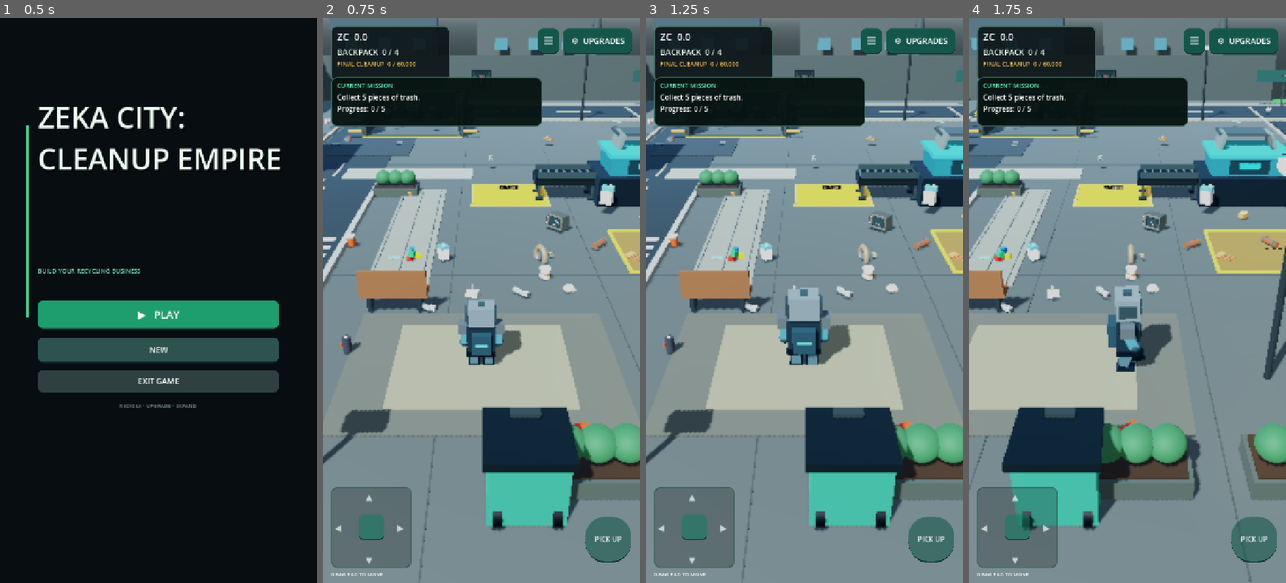
Above: before the commit, frames 1-4 (left to right).
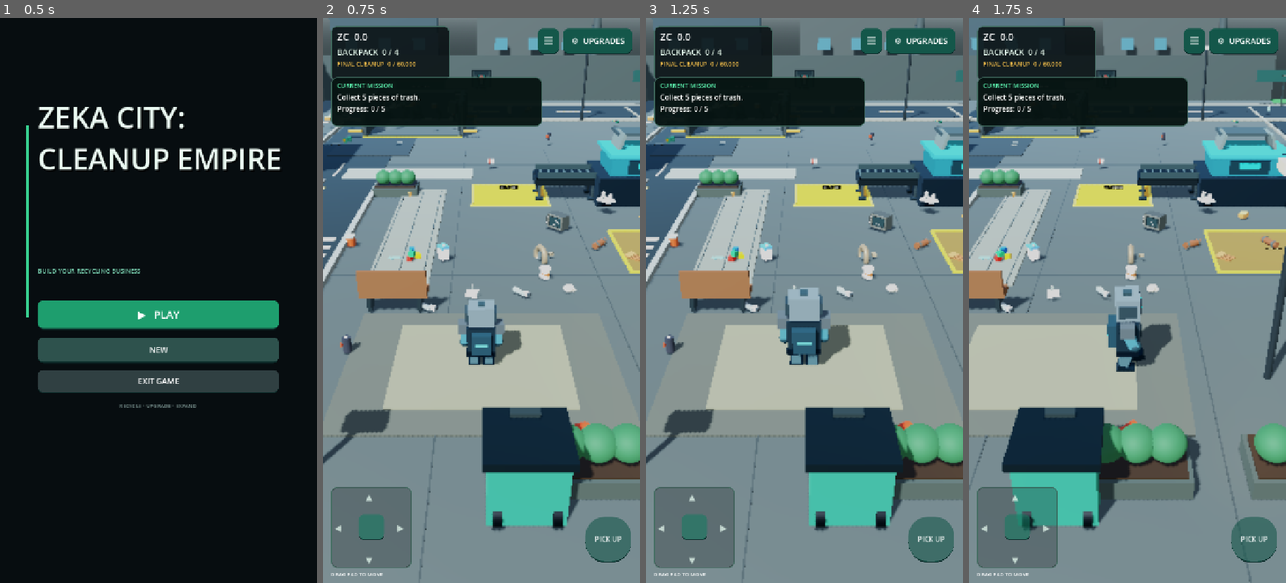
Above: after the commit, the same moments.

Repository: zekainstabot/trash-empire
Game: Godot game, scene res://Scenes/Main.tscn
The game is run twice, just before and just after one commit, with the same random seed, the same clock (stepped at 60 frames per second) and the same inputs.
Inputs (mouse positions are in pixels of both pictures, inside the frame that each line leads up to):
- Up to frame 1 (0.5 s): no input
- Up to frame 2 (0.75 s): click "▶ PLAY" at 0.5 s
- Up to frame 3 (1.25 s): no input
- Up to frame 4 (1.75 s): move the mouse to (1197, 272) at 1.27 s; hold D (move_right) from 1.28 s (still down); click (1197, 272) at 1.42 s

Frame 1 is identical in both runs. In frame 2, 0.3% of the frame differs, in the area x 0-95%, y 16-35%; in frame 3, 0.3%; in frame 4, 0.3%.

Commit message:
Add separate smart waste sorting district with four dedicated robot collectors

Diff:
--- a/Scripts/main.gd
+++ b/Scripts/main.gd
@@ -34,6 +34,11 @@
 var ground_robot_level := 0
 var ground_collector: Node3D
 var ground_collector_timer := 0.0
+var sorting_bins: Array[Node3D] = []
+var sorting_robots: Array[Node3D] = []
+var sorting_robot_levels: Array[int] = [0, 0, 0, 0]
+var sorting_bin_counts: Array[int] = [0, 0, 0, 0]
+var sorting_area_root: Node3D
 var drone_timer := 0.0
 var helper_drones: Array[Node3D] = []
 var auto_pickup_timer := 0.0
@@ -192,6 +197,7 @@
 	_process_vacuum_suction(delta)
 	_process_helper_drones(delta)
 	_process_ground_collector(delta)
+	_process_sorting_robots(delta)
 	_process_trash_respawn(delta)
 	_process_city_truck(delta)
 	_process_district_collection_truck(delta)
@@ -348,12 +354,221 @@
 	_build_city_life_details()
 	_build_city_pedestrians()
 	_build_commercial_district()
+	_build_sorting_district()
 	_build_ad_billboards()
 
 	refill_world_button = _create_gear_refill_button(Vector3(0.0, 2.0, -35.20), Callable(self, "_refill_first_district"))
 	refill_world_button.rotation_degrees.y = 90.0
 	_build_factory_expansion()
 	_refresh_factory_upgrade_button()
+
+
+func _build_sorting_district() -> void:
+	sorting_area_root = Node3D.new()
+	sorting_area_root.name = "ColorSortingDistrict"
+	add_child(sorting_area_root)
+	_box("SortingDistrictGround", Vector3(250, -0.32, 0), Vector3(76, 0.64, 72), Color(0.24, 0.31, 0.29), true)
+	_box("SortingDistrictConcrete", Vector3(250, 0.018, 0), Vector3(70, 0.035, 64), Color(0.34, 0.37, 0.34), false)
+	_box("SortingDistrictAccessRoad", Vector3(214, 0.025, 0), Vector3(20, 0.05, 8), Color(0.14, 0.17, 0.18), false)
+	_box("SortingDistrictRoadStripe", Vector3(214, 0.055, 0), Vector3(18, 0.018, 0.14), Color(0.92, 0.78, 0.35), false)
+	_box("SortingDistrictSign", Vector3(220, 3.0, -10.0), Vector3(0.35, 5.0, 0.35), Color(0.18, 0.23, 0.22), true)
+	_box("SortingDistrictSignBoard", Vector3(220, 4.5, -10.0), Vector3(10.0, 2.0, 0.35), Color(0.06, 0.20, 0.18), false)
+	_label_3d("SMART SORTING CENTER", Vector3(220, 4.65, -9.78), 0.38)
+	var names := ["PLASTIC", "PAPER", "METAL", "GLASS"]
+	var colors := [Color(0.12, 0.42, 0.88), Color(0.88, 0.76, 0.22), Color(0.48, 0.52, 0.55), Color(0.15, 0.68, 0.42)]
+	var categories := ["plastic", "paper", "metal", "glass"]
+	var positions := [Vector3(236, 0, -13), Vector3(248, 0, -13), Vector3(260, 0, -13), Vector3(272, 0, -13)]
+	sorting_bins.clear()
+	sorting_robots.clear()
+	for i in range(4):
+		var bin_root := Node3D.new()
+		bin_root.name = "SortingBin_" + categories[i]
+		bin_root.position = positions[i]
+		sorting_area_root.add_child(bin_root)
+		_make_bin(positions[i], colors[i], names[i])
+		var counter := Label3D.new()
+		counter.name = "SortingCounter"
+		counter.text = "0 ITEMS"
+		counter.position = Vector3(0, 2.0, -0.9)
+		counter.font_size = 26
+		counter.pixel_size = 0.005
+		counter.billboard = BaseMaterial3D.BILLBOARD_ENABLED
+		bin_root.add_child(counter)
+		sorting_bins.append(bin_root)
+		var pad_pos: Vector3 = positions[i] + Vector3(0, 0, 4.0)
+		_box("SortingRobotBuildPad", pad_pos + Vector3(0, 0.04, 0), Vector3(3.8, 0.08, 3.2), colors[i].darkened(0.45), false)
+		var build_button := Area3D.new()
+		build_button.name = "BuildSortingRobot_" + categories[i]
+		build_button.position = pad_pos + Vector3(0, 1.1, 0)
+		var button_mesh := MeshInstance3D.new()
+		var button_box := BoxMesh.new()
+		button_box.size = Vector3(2.9, 1.4, 0.45)
+		button_mesh.mesh = button_box
+		button_mesh.material_override = _mat(Color(0.055, 0.12, 0.13))
+		build_button.add_child(button_mesh)
+		var button_label := Label3D.new()
+		button_label.name = "SortingBuildLabel"
+		button_label.text = "BUILD ROBOT\n%s\n120 ZC" % names[i]
+		button_label.position = Vector3(0, 0, -0.25)
+		button_label.font_size = 24
+		button_label.pixel_size = 0.006
+		button_label.billboard = BaseMaterial3D.BILLBOARD_ENABLED
+		button_label.modulate = colors[i].lightened(0.35)
+		build_button.add_child(button_label)
+		var hit := CollisionShape3D.new()
+		var hit_shape := BoxShape3D.new()
+		hit_shape.size = Vector3(3.1, 1.6, 0.8)
+		hit.shape = hit_shape
+		build_button.add_child(hit)
+		sorting_area_root.add_child(build_button)
+		build_button.input_event.connect(_on_sorting_build_input.bind(i))
+		var robot := _make_sorting_robot(i, colors[i])
+		sorting_area_root.add_child(robot)
+		robot.global_position = pad_pos + Vector3(0, 0, 2.0)
+		robot.visible = false
+		sorting_robots.append(robot)
+	_refresh_sorting_district()
+
+
+func _make_sorting_robot(category_index: int, robot_color: Color) -> Node3D:
+	var robot := Node3D.new()
+	robot.name = "SortingRobot_%d" % category_index
+	_add_robot_box(robot, "SortingRobotBody", Vector3(0, 0.68, 0), Vector3(0.95, 0.72, 0.82), robot_color)
+	_add_robot_box(robot, "SortingRobotTop", Vector3(0, 1.13, 0.02), Vector3(0.62, 0.20, 0.58), Color(0.16, 0.22, 0.24))
+	_add_robot_sphere(robot, "SortingRobotHead", Vector3(0, 1.48, -0.08), 0.31, Color(0.68, 0.76, 0.76))
+	_add_robot_box(robot, "SortingRobotVisor", Vector3(0, 1.48, -0.36), Vector3(0.40, 0.16, 0.035), Color(0.10, 0.92, 0.78))
+	_add_robot_box(robot, "SortingRobotFrontCollector", Vector3(0, 0.40, -0.62), Vector3(0.82, 0.16, 0.38), Color(0.75, 0.80, 0.77))
+	for side in [-1.0, 1.0]:
+		for z in [-0.28, 0.28]:
+			var wheel := MeshInstance3D.new()
+			var wheel_mesh := CylinderMesh.new()
+			wheel_mesh.top_radius = 0.22
+			wheel_mesh.bottom_radius = 0.22
+			wheel_mesh.height = 0.14
+			wheel.mesh = wheel_mesh
+			wheel.position = Vector3(side * 0.52, 0.25, z)
+			wheel.rotation_degrees.z = 90
+			wheel.material_override = _mat(Color(0.045, 0.055, 0.06))
+			robot.add_child(wheel)
+	robot.set_meta("category_index", category_index)
+	robot.set_meta("target", null)
+	robot.set_meta("cargo", null)
+	robot.set_meta("mode", "idle")
+	robot.set_meta("scan_timer", 0.0)
+	return robot
+
+
+func _on_sorting_build_input(_camera: Node3D, event: InputEvent, _event_position: Vector3, _normal: Vector3, _shape_idx: int, category_index: int) -> void:
+	if not event is InputEventMouseButton or not event.pressed or event.button_index != MOUSE_BUTTON_LEFT:
+		return
+	_build_sorting_robot(category_index)
+
+
+func _build_sorting_robot(category_index: int) -> void:
+	if category_index < 0 or category_index >= 4 or sorting_robot_levels[category_index] > 0:
+		return
+	if money < 120.0:
+		_set_message("You need 120 ZC to build this sorting robot.")
+		return
+	money -= 120.0
+	sorting_robot_levels[category_index] = 1
+	if is_instance_valid(sorting_robots[category_index]):
+		sorting_robots[category_index].visible = true
+	_refresh_sorting_district()
+	_update_ui()
+	_save_game()
+	_set_message("Sorting robot built! It collects matching waste and sorts it into its own bin.")
+
+
+func _refresh_sorting_district() -> void:
+	for i in range(mini(4, sorting_robots.size())):
+		if is_instance_valid(sorting_robots[i]):
+			sorting_robots[i].visible = sorting_robot_levels[i] > 0
+	for i in range(mini(4, sorting_bins.size())):
+		if is_instance_valid(sorting_bins[i]):
+			var counter := sorting_bins[i].get_node_or_null("SortingCounter") as Label3D
+			if is_instance_valid(counter):
+				counter.text = "%d ITEMS" % sorting_bin_counts[i]
+
+
+func _process_sorting_robots(delta: float) -> void:
+	if sorting_robots.is_empty():
+		return
+	var category_names := ["plastic", "paper", "metal", "glass"]
+	var bin_positions := [Vector3(236, 0, -13), Vector3(248, 0, -13), Vector3(260, 0, -13), Vector3(272, 0, -13)]
+	for i in range(mini(4, sorting_robots.size())):
+		if sorting_robot_levels[i] <= 0:
+			continue
+		var robot := sorting_robots[i]
+		if not is_instance_valid(robot) or not robot.visible:
+			continue
+		var mode := String(robot.get_meta("mode", "idle"))
+		var target := robot.get_meta("target") as Node3D
+		if mode == "return":
+			var drop_point: Vector3 = bin_positions[i] + Vector3(0, 0.9, 1.25)
+			robot.global_position = robot.global_position.move_toward(drop_point, 4.2 * delta)
+			if robot.global_position.distance_to(drop_point) < 0.55:
+				var cargo := robot.get_meta("cargo") as Node3D
+				if is_instance_valid(cargo):
+					cargo.queue_free()
+					robot.set_meta("cargo", null)
+					sorting_bin_counts[i] += 1
+					money += 1.5
+					_refresh_sorting_district()
+					_update_ui()
+					_save_game()
+				robot.set_meta("mode", "idle")
+			continue
+		if not is_instance_valid(target) or not trash_nodes.has(target):
+			robot.set_meta("target", null)
+			target = null
+			var cooldown := float(robot.get_meta("scan_timer", 0.0)) - delta
+			if cooldown <= 0.0:
+				robot.set_meta("scan_timer", 0.65)
+				var best_distance := 24.0
+				for item in trash_nodes:
+					if not is_instance_valid(item) or item.get_meta("drone_reserved", -1) != -1:
+						continue
+					if String(item.get_meta("recycle_category", "")) != category_names[i]:
+						continue
+					var p := item.global_position
+					if p.x < 222.0 or p.x > 278.0 or absf(p.z) > 27.0:
+						continue
+					var distance := robot.global_position.distance_to(p)
+					if distance < best_distance:
+						best_distance = distance
+						target = item
+				if is_instance_valid(target):
+					target.set_meta("drone_reserved", -30 - i)
+					robot.set_meta("target", target)
+			else:
+				robot.set_meta("scan_timer", cooldown)
+		if not is_instance_valid(target):
+			var idle_point: Vector3 = bin_positions[i] + Vector3(0, 0, 2.0)
+			robot.global_position = robot.global_position.move_toward(idle_point, 1.8 * delta)
+			continue
+		var destination := target.global_position + Vector3(0, 0.55, 0)
+		robot.global_position = robot.global_position.move_toward(destination, 4.2 * delta)
+		if robot.global_position.distance_to(destination) <= 0.65:
+			var keep_transform := target.global_transform
+			target.reparent(robot)
+			target.global_transform = keep_transform
+			target.position = Vector3(0, 1.85, -0.55)
+			robot.set_meta("cargo", target)
+			robot.set_meta("target", null)
+			trash_nodes.erase(target)
+			robot.set_meta("mode", "return")
+
+
+func _spawn_sorting_district_trash(amount: int) -> void:
+	var rng := RandomNumberGenerator.new()
+	rng.randomize()
+	for i in range(amount):
+		var item := Node3D.new()
+		item.set_script(TRASH_SCRIPT)
+		item.position = Vector3(rng.randf_range(224.0, 276.0), 0.05, rng.randf_range(-25.0, 25.0))
+		add_child(item)
+		trash_nodes.append(item)
 
 
 func _build_connected_city_streets() -> void:
@@ -1223,6 +1438,7 @@
 		trash_nodes.append(item)
 	if yard_stage >= 2:
 		_spawn_district_two_trash(48)
+	_spawn_sorting_district_trash(48)
 	_spawn_final_cleanup_trash()
 
 func _build_ui() -> void:
@@ -1488,6 +1704,8 @@
 	magnet_power_level = 1
 	suction_level = 0
 	drone_level = 0
+	sorting_robot_levels = [0, 0, 0, 0]
+	sorting_bin_counts = [0, 0, 0, 0]
 	dispatch_upgrade_level = 0
 	city_truck_upgrade_level = 0
 	city_fleet_upgrade_level = 0
@@ -2870,6 +3088,7 @@
 	if not is_instance_valid(ground_collector):
 		_build_ground_collector()
 	_refresh_ground_collector()
+	_refresh_sorting_district()
 	_update_ui()
 	_refresh_upgrade_prices()
 	_save_game()
@@ -3157,6 +3376,8 @@
 	save.set_value("progress", "suction_level", suction_level)
 	save.set_value("progress", "drone_level", drone_level)
 	save.set_value("progress", "ground_robot_level", ground_robot_level)
+	save.set_value("progress", "sorting_robot_levels", sorting_robot_levels)
+	save.set_value("progress", "sorting_bin_counts", sorting_bin_counts)
 	save.set_value("progress", "district_truck_level", district_truck_level)
 	save.set_value("progress", "dispatch_upgrade_level", dispatch_upgrade_level)
 	save.set_value("progress", "city_truck_upgrade_level", city_truck_upgrade_level)
@@ -3196,6 +3417,10 @@
 	suction_level = clampi(int(save.get_value("progress", "suction_level", 0)), 0, 3)
 	drone_level = clampi(int(save.get_value("progress", "drone_level", 0)), 0, 3)
 	ground_robot_level = clampi(int(save.get_value("progress", "ground_robot_level", 0)), 0, 3)
+	sorting_robot_levels = save.get_value("progress", "sorting_robot_levels", [0, 0, 0, 0])
+	sorting_bin_counts = save.get_value("progress", "sorting_bin_counts", [0, 0, 0, 0])
+	while sorting_robot_levels.size() < 4: sorting_robot_levels.append(0)
+	while sorting_bin_counts.size() < 4: sorting_bin_counts.append(0)
 	district_truck_level = clampi(int(save.get_value("progress", "district_truck_level", 0)), 0, 1)
 	dispatch_upgrade_level = clampi(int(save.get_value("progress", "dispatch_upgrade_level", 0)), 0, 3)
 	city_truck_upgrade_level = clampi(int(save.get_value("progress", "city_truck_upgrade_level", 0)), 0, 3)
